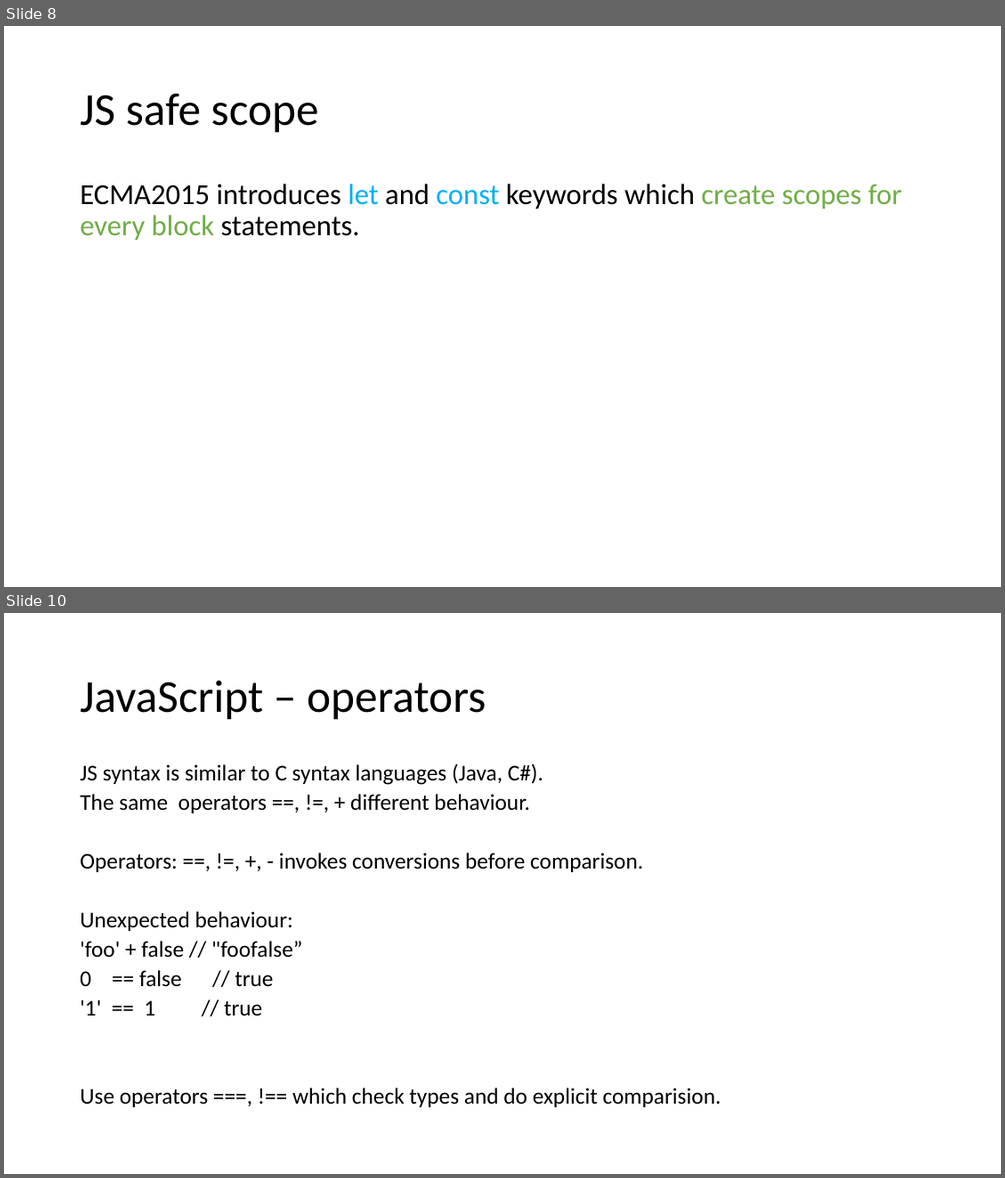
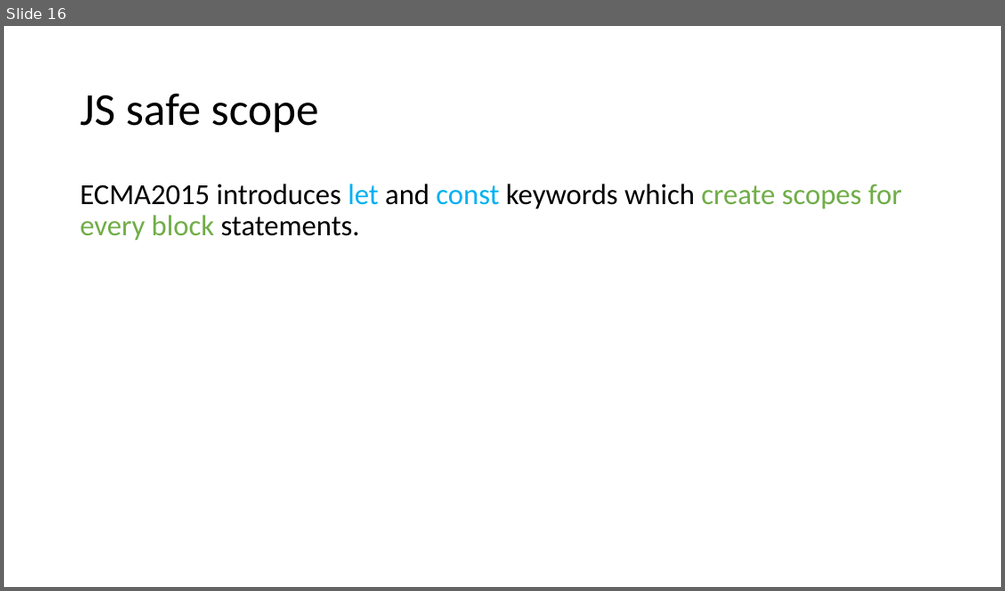
Before and after one commit to dankrz/JsTraining, a slide deck: JsTraining-presentation/JS Training.pptx. Shown one above the other, each under a label of ours: slides 8 and 10 before the commit, slide 16 after it; the slides between them are not shown. The pictures are 1005x1178 and 1005x591 pixels, drawn with LibreOffice and Linux fonts; fonts in the diff are those of the drawing. Boxes give left, top, right and bottom in pixels: in the first picture for what was removed or moved away, otherwise in the second. Text is boxed around its words. In the diff, an @@ line names an element or a change of style, - is before the commit and + after.

```diff
--- a/JsTraining-presentation/JS Training.pptx
+++ b/JsTraining-presentation/JS Training.pptx
@@ slide 10 removed at <box>4,613,1001,1174</box>, background #FFFFFF @@
@@ title removed at <box>80,680,485,720</box> @@
-JavaScript – operators
@@ text removed at <box>80,763,721,1107</box> @@
-JS syntax is similar to C syntax languages (Java, C#).
-The same operators ==, !=, + different behaviour.
-Operators: ==, !=, +, - invokes conversions before comparison.
-Unexpected behaviour:
-'foo' + false // "foofalse”
-0 == false // true
-'1' == 1 // true
-Use operators ===, !== which check types and do explicit comparision.
@@ what was slide 8 is now slide 16 @@
```
Also in this commit, not shown: 7 slides changed, 4 slides added, 1 other slide removed, 6 other files.
